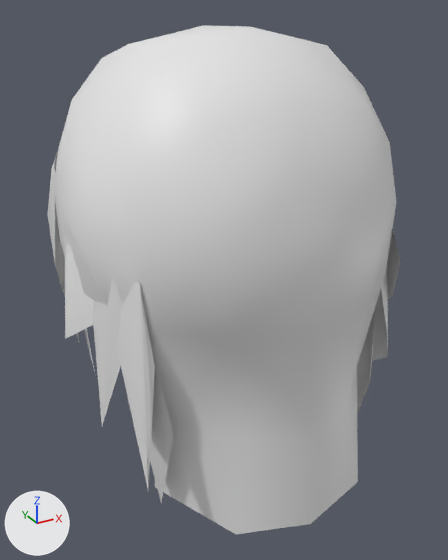
One commit to the glTF model assets/Converted Models/HairStyle/Human Male/Martial arts male hair 07.glb: the scene before it, then after it.
Camera for both pictures: a 50 mm camera at (-0.161, -0.294, 0.176) aimed at (0.003, 0.004, 0.027). Arrows for +X, +Y and +Z are at lower left; the lights stay in place. The older version comes first.

The older version as bpy lines, for what is in view:
```python
me_ͷ__07_0 = bpy.data.meshes.new('������ͷ��07_0')
me_ͷ__07_0.from_pydata(...)  # 179 vertices, 222 faces; spans x -0.096..0.097, y -0.098..0.13, z -0.073..0.168
ob_ͷ__07_0 = bpy.data.objects.new('������ͷ��07_0', me_ͷ__07_0)
ob_ͷ__07_0.location = (0.0, 0.0, 0.0)
```
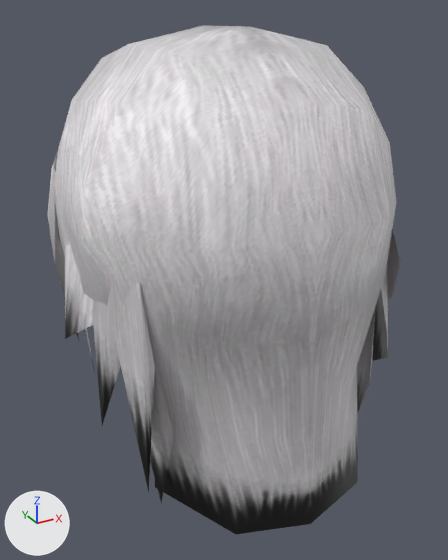
Where the change shows, as pixel boxes [x1, y1, x2, y2] in the pictures (448 x 560 px):
'������ͷ��07_0', recoloured: [47, 25, 400, 534] in both

The change, as a list of edits to the scene's bpy script:
```text
Add img_tex_2251939496341131144_dds:
    img_tex_2251939496341131144_dds = load_image('tex_2251939496341131144.dds', '_unpacked/tex_2251939496341131144.dds', 512, 512, 'sRGB')
Add mat_武侠男头发07_0_mat:
    mat_武侠男头发07_0_mat = principled_material('武侠男头发07_0_mat')
    mat_武侠男头发07_0_mat.texture = img_tex_2251939496341131144_dds
Change me_ͷ__07_0:
    where me_ͷ__07_0.from_pydata(...)  # 179 vertices, 222 faces; spans x -0.096..0.097, y -0.098..0.13, z -0.073..0.168
    add me_ͷ__07_0.materials.append(mat_武侠男头发07_0_mat)  # picture img_tex_2251939496341131144_dds
```
